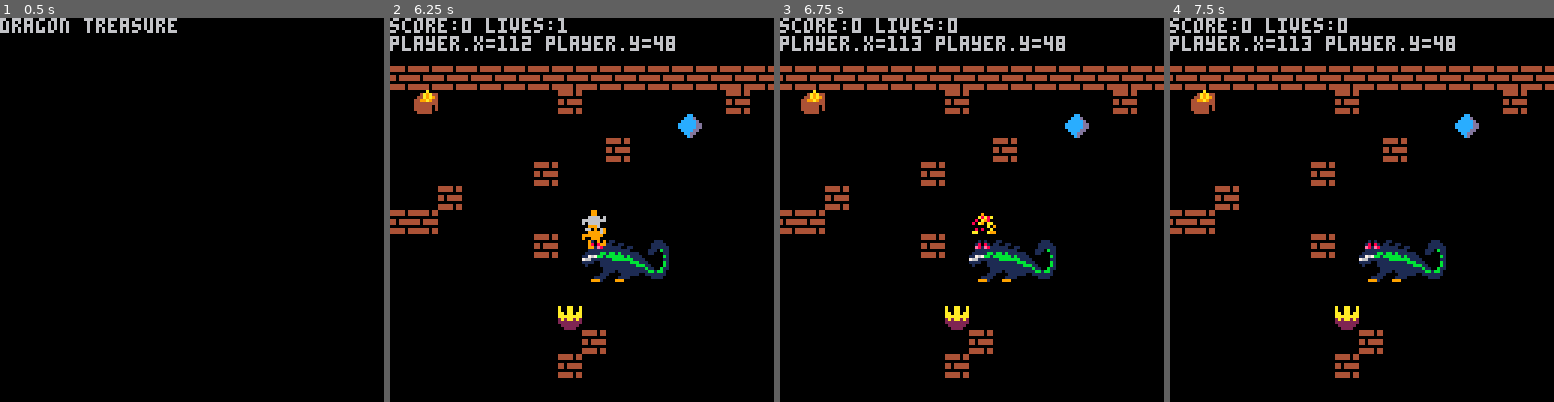
Above: before the commit, frames 1-4 (left to right).
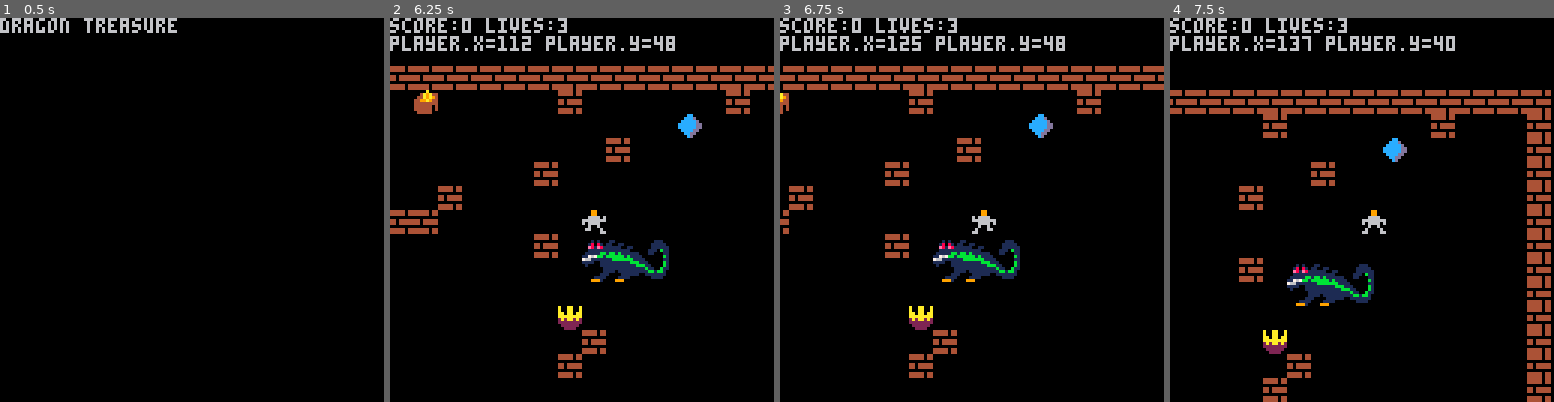
Above: after the commit, the same moments.

Repository: HNE74/pico8
Game: PICO-8 cartridge dtreasure/dtreasure.p8
The game is run twice, just before and just after one commit, with the same random seed, the same clock (stepped at 60 frames per second) and the same inputs.
Inputs:
- Up to frame 1 (0.5 s): tap X (X key) at 0.33 s
- Up to frame 2 (6.25 s): tap O (Z key) at 0.7, 1.7, 2.1, 2.5, 2.9, 3.3, 3.7, 4.1, 4.5, 4.9, 5.3, 5.7, 6.1 s; tap X (X key) at 1.07, 1.85, 2.97, 4.08, 5.2 s; hold Right 1.6-2.1 s; hold Up 2.15-2.42 s; hold Right 2.47-3.03 s; hold Left 3.08-3.58 s; hold Down 3.63-3.97 s; hold Right 4.02-4.68 s; hold Up 4.73-5.03 s; hold Left 5.08-5.68 s; hold Down 5.73-6.03 s; hold Right from 6.08 s (still down)
- Up to frame 3 (6.75 s): tap X (X key) at 6.32 s; tap O (Z key) at 6.5 s; release Right at 6.58 s; hold Right from 6.63 s (still down)
- Up to frame 4 (7.5 s): tap O (Z key) at 6.9, 7.3 s; release Right at 7.13 s; hold Up 7.18-7.45 s; tap X (X key) at 7.43 s

Frame 1 is identical in both runs. In frame 2, 0.2% of the frame differs, in the area x 44-57%, y 0-61%; in frame 3, 9.5%; in frame 4, 18%, in the area x 0-100%, y 0-100%.

Commit message:
next level initialization

Diff:
--- a/dtreasure/dtreasure.p8
+++ b/dtreasure/dtreasure.p8
@@ -9,7 +9,7 @@
 function init_run()
   create_world()
   create_tiles()
-  create_dragon()
+  create_dragon(300,1,1)
   create_treasure_tiles()
   create_sword_tile()
   create_shield_tile()
@@ -17,10 +17,47 @@
   create_dead()
 end
 
+function init_next_level()
+  create_world()
+  create_tiles()
+  dragon_next_level()
+  create_treasure_tiles()
+  create_sword_tile()
+  create_shield_tile()
+  player_next_level()
+end
+
+function dragon_next_level()
+  local fireprob=dragon.fireprob-20;
+  if fireprob<=60 then
+    fireprob=60
+  end
+  local dcolor=dragon.maincolor+1
+  if dcolor>16 then
+    dcolor=1
+  end
+  local maxhits=dragon.maxhits+1
+  create_dragon(fireprob,dcolor,maxhits)
+end
+
+function player_next_level()
+  player.sprite=player.minsprite
+  player.fcount=0
+  player.hassword=false
+  player.sword=nil
+  player.swordpos=0
+  player.sowrdrawn=false
+  player.hasshield=false
+  player.shielddrawn=false
+
+  init_player_startpos()
+end
+
 function create_game()
   game={}
   game.bgcolor=0
-  game.state=1
+  game.waitcnt=0
+  game.waitmax=20
 
   game.states={}
   game.states["start"]=0
@@ -28,6 +65,7 @@
   game.states["player_hit"]=2
   game.states["dragon_dead"]=3
   game.states["game_over"]=4
+  game.states["next_level"]=5
   game.state=game.states["start"]
 end
 
@@ -189,7 +227,7 @@
   player.hasshield=false
   player.shieldsprite=28
   player.shielddrawn=false
-  player.lives=1
+  player.lives=3
   player.score=0
 
   init_player_startpos()
@@ -267,17 +305,17 @@
   dead.cnt=0
 end
 
-function create_dragon()
+function create_dragon(fireprob,maincolor,maxhits)
   dragon={}
   dragon.w=32
   dragon.h=16
-  dragon.maincolor=1
+  dragon.maincolor=maincolor
   dragon.sprite=16
   dragon.fire={}
-  dragon.fireprob=100
+  dragon.fireprob=fireprob
   dragon.firemax=3
   dragon.hits=0
-  dragon.maxhits=2
+  dragon.maxhits=maxhits
 
   local dcol=true
   while(dcol==true) do
@@ -328,6 +366,8 @@
     draw_run()
   elseif game.state==game.states["game_over"] then
     draw_game_over()
+  elseif game.state==game.states["next_level"] then
+    draw_next_level()
   end
 end
 
@@ -344,6 +384,12 @@
   print("score: "..player.score)
 end
 
+function draw_next_level()
+  cls(game.bgcolor)
+  camera(0,0)
+  print("you have killed the dragon!")
+  print("score: "..player.score)
+end
 
 function draw_run()
   draw_header()
@@ -363,7 +409,8 @@
 
 function draw_player()
   camera(world.xcam-world.xcamoffset,world.ycam-world.ycamoffset)
-  if game.state==game.states["run"] then
+  if game.state==game.states["run"] or
+     game.state==game.states["dragon_dead"] then
     if player.shielddrawn then
       spr(player.shieldsprite,player.xp,player.yp)
     else
@@ -418,17 +465,44 @@
     update_run()
   elseif game.state==game.states["game_over"] then
     update_game_over()
-  end
-end
-
-function update_game_over()
+  elseif game.state==game.states["next_level"] then
+    update_next_level()
+  end
+end
+
+function update_next_level()
+  if game.waitcnt<game.waitmax then
+    game.waitcnt+=1
+    return
+  end
+
   local b4,b5=btn(4),btn(5)
   if b4 then
+    init_next_level()
+    game.waitcnt=0
+    game.state=game.states["run"]
+  end
+end
+
+function update_game_over()
+  if game.waitcnt<game.waitmax then
+    game.waitcnt+=1
+    return
+  end
+
+  local b4,b5=btn(4),btn(5)
+  if b4 then
+    game.waitcnt=0
     game.state=game.states["start"]
   end
 end
 
 function update_start()
+  if game.waitcnt<game.waitmax then
+    game.waitcnt+=1
+    return
+  end
+
   local b4,b5=btn(4),btn(5)
   if b4 then
     init_run()
@@ -524,6 +597,16 @@
   dead.cnt+=1
   if dead.cnt >=40 then
     if player.lives>0 then
+      if player.hassword then
+        player.hassword=false
+        create_sword_tile()
+      end
+
+      if player.hasshield then
+        player.hasshield=false
+        create_shield_tile()
+      end
+
       init_player_startpos()
       game.state=game.states["run"]
     else
@@ -537,8 +620,8 @@
 function update_dragon_dead()
   dragon_dead.cnt+=1
   if dragon_dead.cnt >=40 then
-    game.state=1
-    dragon.hits=0
+    game.waitcnt=0
+    game.state=game.states["next_level"]
     return
   end
   animate_object(dragon_dead)
@@ -619,16 +702,6 @@
 function player_fire_coll()
   for f in all(dragon.fire) do
     if intersect(player,f) then
-      if player.hassword then
-        player.hassword=false
-        create_sword_tile()
-      end
-
-      if player.hasshield then
-        player.hasshield=false
-        create_shield_tile()
-      end
-
       player.lives-=1
       game.state=2
       create_dead()
